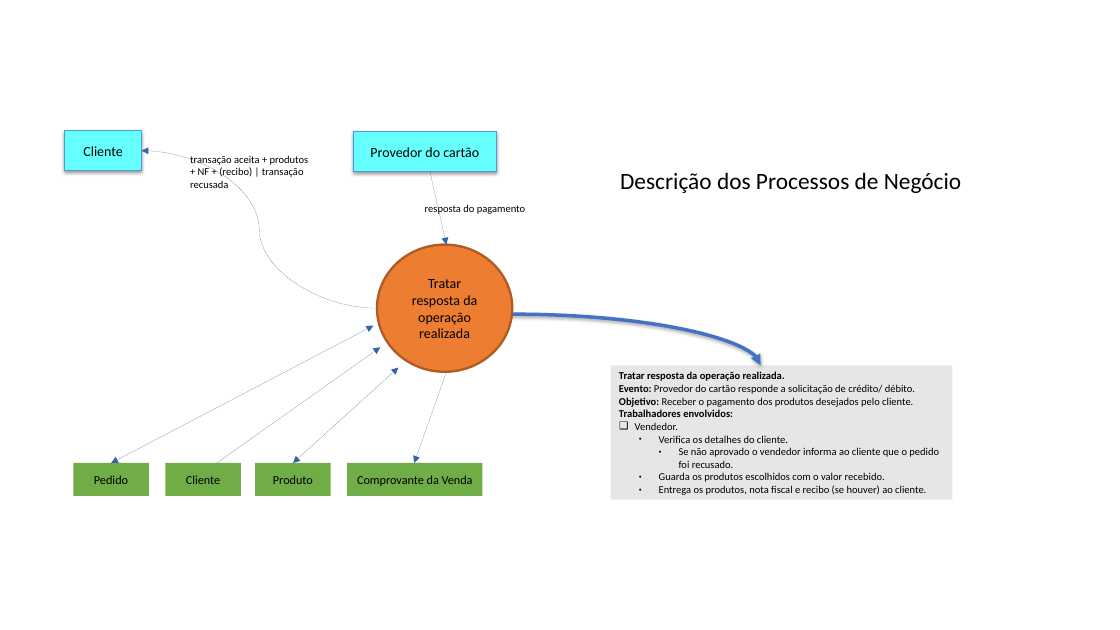
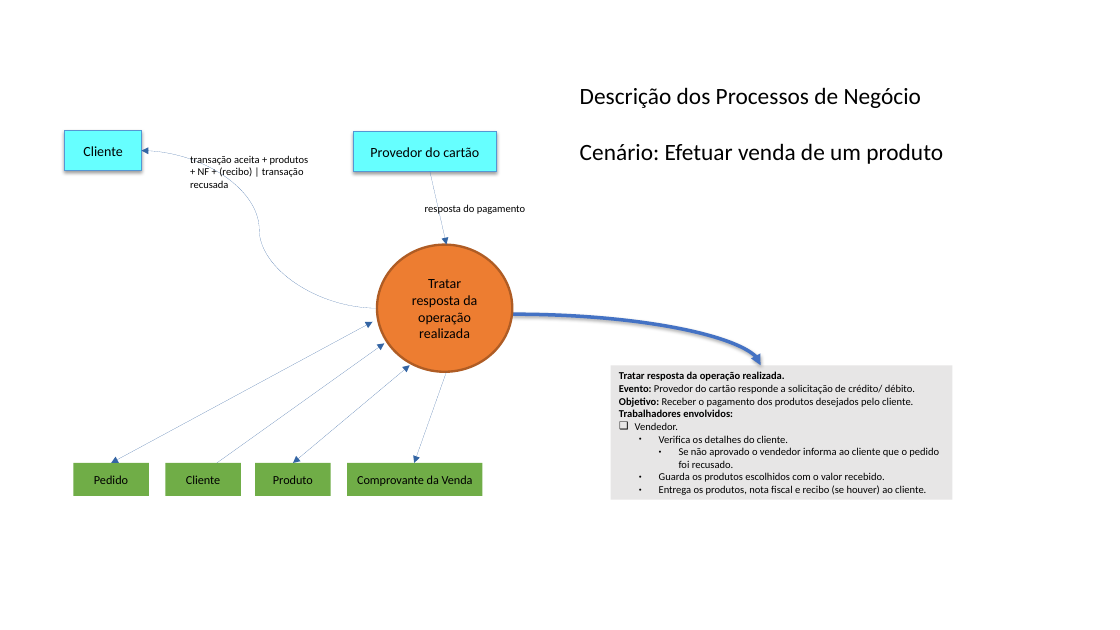
Before and after one commit to brendonimpacta/OPE_RequestSolved, a slide deck: slide 4 of 18. Descrição dos Processos de Negócio.pptx. Drawn at 1120x630 pixels with LibreOffice and Linux fonts; fonts in the diff are those of the drawing. Boxes give left, top, right and bottom in pixels: in the first picture for what was removed or moved away, otherwise in the second. Text is boxed around its words. In the diff, an @@ line names an element or a change of style, - is before the commit and + after.

```diff
--- a/18. Descrição dos Processos de Negócio.pptx
+++ b/18. Descrição dos Processos de Negócio.pptx
@@ text "Descrição dos Processos de Negócio" moved from (x1=620, y1=172, x2=961, y2=193) to (x1=580, y1=87, x2=943, y2=164) @@
@@ text at (x1=580, y1=143, x2=943, y2=164): paragraph added @@
+Cenário: Efetuar venda de um produto
@@ double arrow moved from (111, 463) - (373, 326) to (111, 463) - (373, 322) @@
@@ arrow moved from (217, 463) - (381, 347) to (217, 463) - (385, 344) @@
@@ double arrow moved from (398, 368) - (293, 463) to (410, 365) - (293, 463) @@
```
Also in this commit, not shown: 3 other slides changed.
